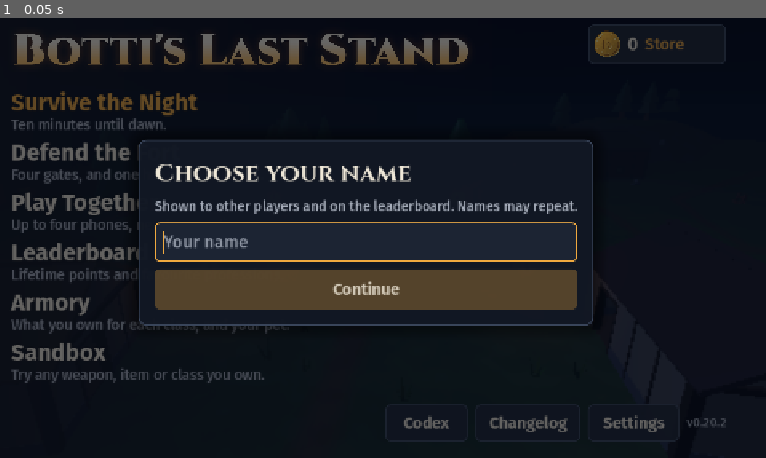
Above: before the commit, frame 1.
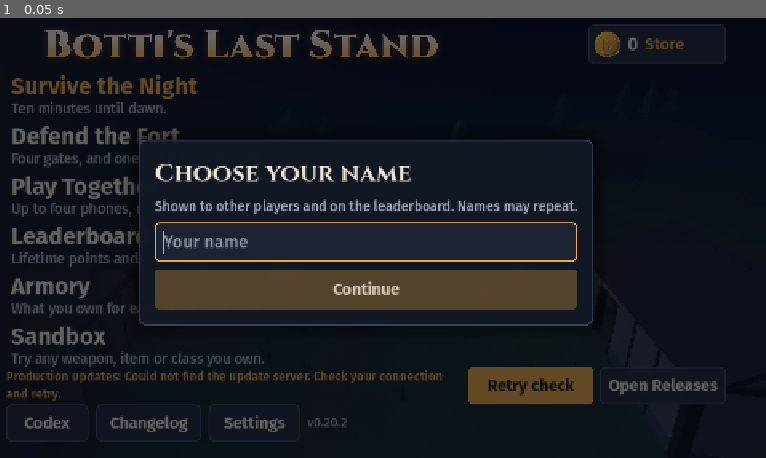
Above: after the commit, the same moment.

Repository: Polaryti/botti-last-stand
Game: Godot game, scene res://scenes/main.tscn
Same seed, same stepped clock (60 frames per second), same inputs: the game is played once before the commit and once after it.
Inputs:
- Up to frame 1 (0.05 s): no input

The runs differ from the first frame. In frame 1, 11% of the frame differs, in the area x 0-95%, y 2-97%.

Commit message:
Expose update checks and errors, and refresh APK download redirects

Diff:
--- a/scripts/main.gd
+++ b/scripts/main.gd
@@ -135,13 +135,13 @@
 	mark.texture = load("res://assets/ui/wordmark.png")
 	mark.expand_mode = TextureRect.EXPAND_IGNORE_SIZE
 	mark.stretch_mode = TextureRect.STRETCH_KEEP_ASPECT_CENTERED
-	mark.custom_minimum_size = Vector2(752, 80)
+	mark.custom_minimum_size = Vector2(752, 64)
 	mark.size_flags_horizontal = Control.SIZE_SHRINK_BEGIN
 	top.add_child(mark)
 	top.add_child(_expand())
 	top.add_child(_purse_button())
 	var gap := Control.new()
-	gap.custom_minimum_size.y = 14
+	gap.custom_minimum_size.y = 4
 	box.add_child(gap)
 	box.add_child(_menu_row("Survive the Night", "Ten minutes until dawn.", func() -> void: show_map_picker(), true))
 	box.add_child(_menu_row("Defend the Fort", "Four gates, and one heart to keep safe.", func() -> void: show_class_picker(Game.Mode.FORT)))
@@ -152,12 +152,11 @@
 	box.add_child(_expand(true))
 	var foot := HBoxContainer.new()
 	foot.add_theme_constant_override("separation", 12)
-	box.add_child(foot)
-	# Where a new version shows, when there is one.
+	# Update status has its own row so it remains visible on a phone.
 	_update_box = HBoxContainer.new()
 	_update_box.add_theme_constant_override("separation", 10)
 	_update_box.size_flags_horizontal = Control.SIZE_EXPAND_FILL
-	foot.add_child(_update_box)
+	box.add_child(_update_box)
 	if not updates.changed.is_connected(_fill_update_box):
 		updates.changed.connect(_fill_update_box)
 	_fill_update_box()
@@ -166,6 +165,7 @@
 	if not _checked_updates:
 		_checked_updates = true
 		updates.check()
+	box.add_child(foot)
 	foot.add_child(_button("Codex", show_codex, Vector2(132, 56)))
 	foot.add_child(_button("Changelog", show_changelog, Vector2(168, 56)))
 	foot.add_child(_button("Settings", show_settings, Vector2(146, 56)))
@@ -187,6 +187,20 @@
 	var action := ""
 	var press := Callable()
 	match updates.state:
+		Updates.State.IDLE:
+			line = "%s channel • installed v%s" % [Updates.channel_name(), Updates.current()]
+			action = "Check for updates"
+			press = updates.check
+		Updates.State.CHECKING:
+			line = "Checking %s updates…" % Updates.channel_name().to_lower()
+		Updates.State.NONE:
+			line = "%s channel is up to date • v%s" % [Updates.channel_name(), Updates.current()]
+			action = "Check again"
+			press = updates.check
+		Updates.State.CHECK_FAILED:
+			line = "%s updates: %s" % [Updates.channel_name(), updates.problem]
+			action = "Retry check"
+			press = updates.check
 		Updates.State.AVAILABLE:
 			if Updates.can_install():
 				line = "Version %s is out." % updates.latest
@@ -209,14 +223,16 @@
 			press = updates.download
 	if line == "":
 		return
-	var l := _body(line, 22)
+	var l := _body(line, 20)
 	l.add_theme_color_override("font_color", UiTheme.EMBER)
 	l.size_flags_vertical = Control.SIZE_SHRINK_CENTER
 	l.autowrap_mode = TextServer.AUTOWRAP_WORD_SMART
 	l.size_flags_horizontal = Control.SIZE_EXPAND_FILL
 	_update_box.add_child(l)
 	if action != "":
-		_update_box.add_child(_button(action, press, Vector2(150, 56), true))
+		_update_box.add_child(_button(action, press, Vector2(200, 56), true))
+	if updates.state in [Updates.State.CHECK_FAILED, Updates.State.FAILED]:
+		_update_box.add_child(_button("Open Releases", func() -> void: OS.shell_open(updates.page), Vector2(190, 56)))
 
 
 ## A margin that also keeps clear of the camera cut-out, on whichever side it is.
--- a/scripts/updates.gd
+++ b/scripts/updates.gd
@@ -1,9 +1,9 @@
 class_name Updates
 extends Node
-## Looks once per launch for a newer version on the game's GitHub page, where every version is
+## Checks at launch or on request for a newer version on the game's GitHub page, where every version is
 ## published with its Android app. On Android it can fetch the new app and hand it to Android's own
 ## installer, which asks before it changes anything. An iPhone app cannot install another, so there it
-## only says a new version is out and where to find it. With no connection it says nothing.
+## only says a new version is out and where to find it. Connection failures remain visible for retry.
 
 signal changed
 
@@ -11,10 +11,11 @@
 const DEV_RELEASES := "https://api.github.com/repos/Polaryti/botti-last-stand/releases?per_page=100"
 const DOWNLOADS := "https://github.com/Polaryti/botti-last-stand/releases/download/"
 const PAGE := "https://github.com/Polaryti/botti-last-stand/releases/latest"
+const DEV_PAGE := "https://github.com/Polaryti/botti-last-stand/releases"
 const FOLDER := "user://update"
 const FILE := "user://update/botti-last-stand.apk"
 
-enum State { IDLE, CHECKING, NONE, AVAILABLE, DOWNLOADING, READY, FAILED }
+enum State { IDLE, CHECKING, NONE, AVAILABLE, DOWNLOADING, READY, FAILED, CHECK_FAILED }
 
 var state: int = State.IDLE
 var latest := "" # the newer version, as "0.20.2"
@@ -54,7 +55,7 @@
 
 
 func _headers() -> PackedStringArray:
-	return PackedStringArray(["User-Agent: BottisLastStand/%s" % current(), "Accept: application/vnd.github+json"])
+	return PackedStringArray(["User-Agent: BottisLastStand/%s" % current(), "Accept: application/vnd.github+json", "Cache-Control: no-cache"])
 
 
 func check() -> void:
@@ -63,29 +64,65 @@
 	# Whatever was fetched last time has been installed or given up on.
 	if FileAccess.file_exists(FILE):
 		DirAccess.remove_absolute(ProjectSettings.globalize_path(FILE))
+	_reset_offer()
+	problem = ""
 	state = State.CHECKING
+	changed.emit()
 	_http = HTTPRequest.new()
-	_http.timeout = 12.0
+	_http.timeout = 20.0
 	add_child(_http)
 	_http.request_completed.connect(_on_checked)
 	if _http.request(endpoint(), _headers()) != OK:
 		_http.queue_free()
-		state = State.NONE
-		changed.emit()
+		_http = null
+		_check_failed("Could not start the update check. Try again.")
 
 
 func _on_checked(result: int, code: int, _headers_got: PackedStringArray, body: PackedByteArray) -> void:
 	_http.queue_free()
 	_http = null
 	if result != HTTPRequest.RESULT_SUCCESS or code != 200:
-		state = State.NONE
-		changed.emit()
-		return
-	var data: Variant = JSON.parse_string(body.get_string_from_utf8())
+		_check_failed(check_problem(result, code))
+		return
+	var parser := JSON.new()
+	if parser.parse(body.get_string_from_utf8()) != OK:
+		_check_failed("The update server returned invalid data. Try again.")
+		return
+	var data: Variant = parser.data
+	if (Game.is_dev_build() and typeof(data) != TYPE_ARRAY) or (not Game.is_dev_build() and typeof(data) != TYPE_DICTIONARY):
+		_check_failed("The update server returned invalid data. Try again.")
+		return
 	if Game.is_dev_build():
 		apply_dev_releases(data)
 	else:
 		apply_release(data)
+
+
+static func channel_name() -> String:
+	return "Dev" if Game.is_dev_build() else "Production"
+
+
+static func release_page() -> String:
+	return DEV_PAGE if Game.is_dev_build() else PAGE
+
+
+static func check_problem(result: int, code: int) -> String:
+	if code in [403, 429]:
+		return "GitHub limited update checks. Try again later or open Releases."
+	if result == HTTPRequest.RESULT_CANT_RESOLVE:
+		return "Could not find the update server. Check your connection and retry."
+	if result == HTTPRequest.RESULT_TIMEOUT:
+		return "The update check timed out. Retry or open Releases."
+	if code != 200 and code > 0:
+		return "The update server returned HTTP %d. Retry or open Releases." % code
+	return "Could not connect to the update server. Retry or open Releases."
+
+
+func _check_failed(why: String) -> void:
+	page = release_page()
+	problem = why
+	state = State.CHECK_FAILED
+	changed.emit()
 
 
 ## Production uses GitHub's stable release; dev scans prereleases because /latest excludes them.
@@ -118,12 +155,13 @@
 
 
 func _reset_offer() -> void:
+	problem = ""
 	state = State.NONE
 	latest = ""
 	apk_url = ""
 	apk_size = 0
 	apk_digest = ""
-	page = PAGE
+	page = release_page()
 
 
 ## Ignore drafts, stable builds and incomplete uploads; compare Android's monotonic dev run number.
@@ -196,7 +234,9 @@
 	add_child(_http)
 	_http.request_completed.connect(_on_downloaded)
 	problem = ""
-	if _http.request(apk_url, _headers()) != OK:
+	# Avoid reusing an expired cached GitHub redirect to its signed asset URL.
+	var download_url := apk_url + ("&" if "?" in apk_url else "?") + "download=1&check=%d" % int(Time.get_unix_time_from_system())
+	if _http.request(download_url, _headers()) != OK:
 		_http.queue_free()
 		_http = null
 		_failed("Could not start the download.")
--- a/tests/regressions.gd
+++ b/tests/regressions.gd
@@ -122,6 +122,16 @@
 	updates.add_child(updates._http)
 	updates._on_downloaded(HTTPRequest.RESULT_SUCCESS, 200, PackedStringArray(), PackedByteArray())
 	check(updates.state == Updates.State.FAILED and not FileAccess.file_exists(Updates.FILE), "a corrupt download is deleted and never offered for installation")
+	ProjectSettings.set_setting(key, "dev")
+	for response: Array in [[HTTPRequest.RESULT_CANT_RESOLVE, 0, "", "connection"], [HTTPRequest.RESULT_TIMEOUT, 0, "", "timed out"], [HTTPRequest.RESULT_SUCCESS, 403, "{}", "limited"], [HTTPRequest.RESULT_SUCCESS, 503, "{}", "503"], [HTTPRequest.RESULT_SUCCESS, 200, "broken JSON", "invalid data"]]:
+		updates._http = HTTPRequest.new()
+		updates.add_child(updates._http)
+		updates._on_checked(response[0], response[1], PackedStringArray(), str(response[2]).to_utf8_buffer())
+		check(updates.state == Updates.State.CHECK_FAILED and response[3] in updates.problem, "failed update check is visible: %s" % response[3])
+	updates._http = HTTPRequest.new()
+	updates.add_child(updates._http)
+	updates._on_checked(HTTPRequest.RESULT_SUCCESS, 200, PackedStringArray(), "[]".to_utf8_buffer())
+	check(updates.state == Updates.State.NONE and updates.page == Updates.DEV_PAGE, "a successful dev check with no newer build keeps the correct release page")
 	updates.free()
 	ProjectSettings.set_setting(key, previous)
 
--- a/tests/rework_shots.gd
+++ b/tests/rework_shots.gd
@@ -28,6 +28,23 @@
 	Game.confirm_name("Mara")
 	m.show_menu()
 	await snap("menu_leaderboard")
+	if m.updates._http:
+		m.updates._http.cancel_request()
+		m.updates._http.queue_free()
+		m.updates._http = null
+	var channel_was: Variant = ProjectSettings.get_setting("botti/release_channel")
+	var version_was: Variant = ProjectSettings.get_setting("application/config/version")
+	ProjectSettings.set_setting("botti/release_channel", "dev")
+	ProjectSettings.set_setting("application/config/version", "0.20.2-dev.10+b1286c7")
+	m.show_menu()
+	m.updates.apply_dev_releases([])
+	await snap("menu_update_current")
+	m.updates._check_failed("Could not find the update server. Check your connection and retry.")
+	await snap("menu_update_offline")
+	ProjectSettings.set_setting("botti/release_channel", channel_was)
+	ProjectSettings.set_setting("application/config/version", version_was)
+	m.updates.state = Updates.State.NONE
+	m._fill_update_box()
 	Scores.cached = [{"id": "fixture-a", "name": "Mara", "points": 625, "favourite": "commander|vanguard"}, {"id": "fixture-b", "name": "Mara", "points": 320, "favourite": "plague_doctor|pestilence"}]
 	Scores._cache_time = Time.get_ticks_msec()
 	m.show_leaderboard()
--- a/tests/test_game.gd
+++ b/tests/test_game.gd
@@ -1105,6 +1105,16 @@
 	ok(texts.any(func(t: String) -> bool: return t.begins_with("Version 9.0.0 is out")), "the menu says a new version is out")
 	up.state = Updates.State.NONE
 	m._fill_update_box()
+	var update_buttons: Array = m._update_box.find_children("*", "Button", true, false).map(func(b: Button) -> String: return b.text)
+	ok(update_buttons.has("Check again"), "an up-to-date game still has a manual update check")
+	up._check_failed("Could not connect to the update server. Retry or open Releases.")
+	update_buttons = m._update_box.find_children("*", "Button", true, false).map(func(b: Button) -> String: return b.text)
+	ok(update_buttons.has("Retry check") and update_buttons.has("Open Releases"), "a failed update check offers both retry and release-page access")
+	ok(m._update_box.find_children("*", "Label", true, false).any(func(label: Label) -> bool: return "Could not connect" in label.text), "connection failures are shown instead of hiding the updater")
+	up.state = Updates.State.NONE
+	m._fill_update_box()
+	await frames(2)
+	ok(m._update_box.get_global_rect().end.y <= get_viewport().get_visible_rect().size.y - 20.0, "update controls fit within the phone menu safe area")
 	# The skill tree's words fit their cards, however long.
 	Game.player_class = "monk"
 	await start_clean()
Not shown, changed: CHANGELOG.md
Not shown, changed: docs/BUILDING.md
